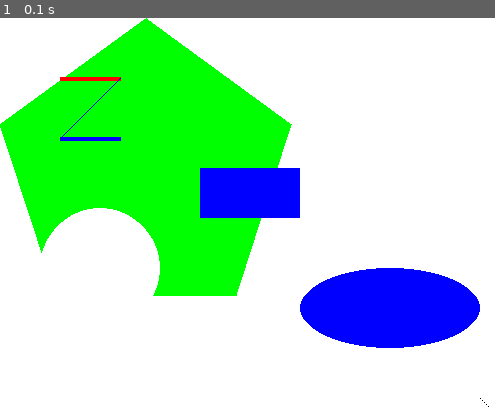
Above: before the commit, frame 1.
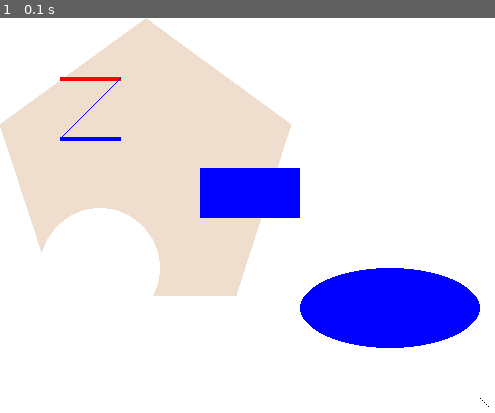
Above: after the commit, the same moment.

Repository: eldergalaxy/pygame
Game: pygame game, started from chap1_2/drawing.py
The game is run twice, just before and just after one commit, with the same random seed, the same clock (stepped at 60 frames per second) and the same inputs.
Inputs:
- Up to frame 1 (0.1 s): no input

The runs differ from the first frame. In frame 1, 22% of the frame differs, in the area x 0-59%, y 0-71%.

Commit message:
chore(repo): add utils packate and adjust imports

Diff:
--- a/chap1_2/drawing.py
+++ b/chap1_2/drawing.py
@@ -1,5 +1,8 @@
-import pygame, sys
+import pygame, sys, os
+sys.path.append(os.path.join(os.path.dirname(__file__), '..'))
 
+
+from utils import crayola64 as cr
 from pygame.locals import *
 
 
@@ -18,7 +21,7 @@
 
 #draw on the surface object
 DISPLAYSURF.fill(WHITE)
-pygame.draw.polygon(DISPLAYSURF, GREEN, ((146,0), (291, 106), (236,277), (56, 277), (0, 106)))
+pygame.draw.polygon(DISPLAYSURF, cr.ALMOND, ((146,0), (291, 106), (236,277), (56, 277), (0, 106)))
 pygame.draw.line(DISPLAYSURF, RED, (60,60), (120,60), (4))
 pygame.draw.line(DISPLAYSURF, BLUE, (120, 60), (60, 120))
 pygame.draw.line(DISPLAYSURF, BLUE, (60, 120), (120, 120), 4)
--- /dev/null
+++ b/memory/memoryPuzzle.py
@@ -0,0 +1,33 @@
+# Memory Puzzle
+# By Al Sweigart
+
+import random, pygame, sys
+import utils.crayola64 as cr
+from pygame.locals import *
+
+FPS = 30 #frames per second, the general speed of the game
+WINDOWWIDTH = 640 # size of the window's width in pixels
+WINDOWHEIGHT = 480 # size of the window's height in pixels
+REVEALSPEED = 8 #speed boxes sligding reveals and covers
+BOXSIZE = 40 # size of box height and width in pixels
+GAPSIZE = 10 # size of game between boxes in pixels
+BOARDWIDTH = 10 # number of columns of icons
+BOARDHEIGHT = 7 # number or rows of icons
+
+assert(BOARDWIDTH * BOARDHEIGHT) % 2 == 0, 'Board needs to have an even number of boxes for pairs of matches.'
+XMARGIN = int((WINDOWWIDTH - (BOARDWIDTH * (BOXSIZE + GAPSIZE))) / 2)
+YMARGIN = int((WINDOWHEIGHT - (BOARDHEIGHT * (BOXSIZE + GAPSIZE))) / 2)
+
+BGCOLOR = cr.NAVYBLUE
+LIGHTBGCOLOR = cr.GRAY
+BOXCOLOR = cr.WHITE
+HIGHLIGHTCOLOR = cr.BLUE
+
+DONUT = 'donut'
+SQUARE = 'square'
+DIAMOND = 'diamond'
+LINES = 'lines'
+OVAL = 'oval'
+
+ALLCOLORS = (cr.RED, cr.GREEN, cr.BLUE, cr.YELLOW, cr. ORANGE, cr.PURPLE, cr.CYAN)
+ALLSHAPES = (DONUT, SQUARE, DIAMOND, LINES, OVAL)
--- /dev/null
+++ b/utils/crayola64.py
@@ -0,0 +1,68 @@
+# crayola64.py
+# 64 classic Crayola colors as RGB tuples
+
+
+ALMOND        = (239, 222, 205)
+ANTIQUE_BRASS = (205, 149, 117)
+APRICOT       = (253, 217, 181)
+AQUAMARINE    = (120, 219, 226)
+ASPARAGUS     = (135, 169, 107)
+ATOMIC_TANGERINE = (255, 164, 116)
+BANANA_MANIA  = (250, 231, 181)
+BEAVER        = (159, 129, 112)
+BITTERSWEET   = (253, 124, 110)
+BLACK         = (0, 0, 0)
+BLUE          = (31, 117, 254)
+BLUE_BELL     = (162, 162, 208)
+BLUE_GREEN    = (13, 152, 186)
+BLUE_VIOLET   = (115, 102, 189)
+BRICK_RED     = (203, 65, 84)
+BROWN         = (180, 103, 77)
+BURNT_ORANGE  = (255, 127, 73)
+BURNT_SIENNA  = (234, 126, 93)
+CADET_BLUE    = (176, 183, 198)
+CANARY        = (255, 255, 153)
+CARNATION_PINK= (255, 170, 204)
+CERISE        = (221, 68, 146)
+CERULEAN      = (29, 172, 214)
+CHESTNUT      = (188, 93, 88)
+COPPER        = (221, 148, 117)
+CORN_FLOWER   = (154, 206, 235)
+COTTON_CANDY  = (255, 188, 217)
+DANDELION     = (253, 219, 109)
+DENIM         = (43, 108, 196)
+DESERT_SAND   = (239, 205, 184)
+EGGPLANT      = (110, 81, 96)
+ELECTRIC_LIME = (206, 255, 29)
+FOREST_GREEN  = (109, 174, 129)
+FUCHSIA       = (195, 100, 197)
+FUZZY_WUZZY   = (204, 102, 102)
+GOLDENROD     = (252, 217, 117)
+GRANNY_SMITH  = (168, 228, 160)
+GRAY          = (149, 145, 140)
+GREEN         = (28, 172, 120)
+GREEN_YELLOW  = (240, 232, 145)
+HOT_MAGENTA   = (255, 29, 206)
+INDIGO        = (93, 118, 203)
+JAZZBERRY_JAM = (202, 55, 103)
+JUNGLE_GREEN  = (59, 176, 143)
+LASER_LEMON   = (254, 254, 34)
+LAVENDER      = (252, 180, 213)
+LEMON_YELLOW  = (255, 244, 79)
+MACARONI_CHEESE = (255, 189, 136)
+MAGENTA       = (246, 100, 175)
+MAHOGANY      = (205, 74, 76)
+MAIZE         = (237, 209, 156)
+MANATEE       = (151, 154, 170)
+MANGO_TANGO   = (255, 130, 67)
+MAROON        = (200, 56, 90)
+MAUVELOUS     = (239, 152, 170)
+MELON         = (253, 188, 180)
+MIDNIGHT_BLUE = (26, 72, 118)
+MOUNTAIN_MEADOW = (48, 186, 143)
+NAVY_BLUE     = (25, 116, 210)
+OLIVE_GREEN   = (186, 184, 108)
+ORANGE        = (255, 117, 56)
+ORANGE_RED    = (255, 43, 43)
+ORCHID        = (230, 168, 215)
+OUTER_SPACE   = (65, 74, 76)
Empty file added: utils/__init__.py
